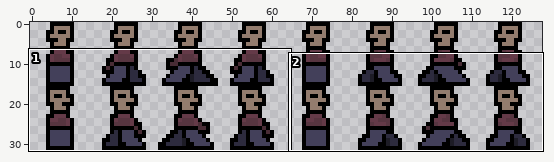
A sprite sheet gets an edit: assets/img/player.png. Above: a wide view before the commit, with the close-up outlined.
Close-up. Old version:
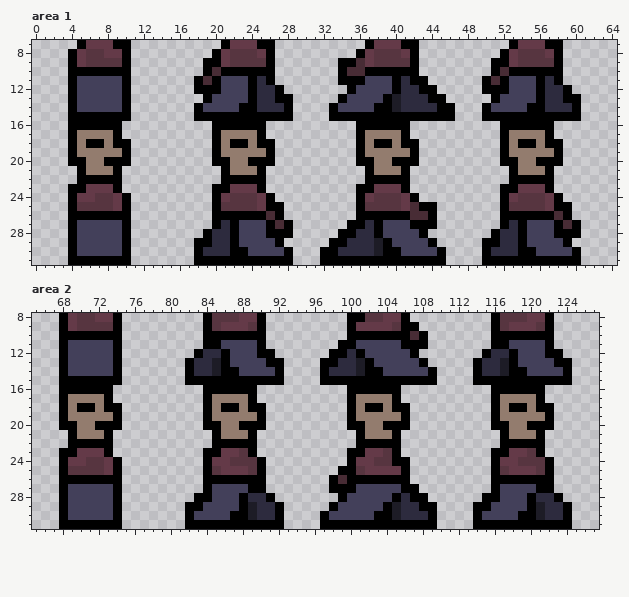
The file is 128x32 pixels. Shown: area 1: x 0..64, y 7..31; area 2: x 65..127, y 8..31.
After:
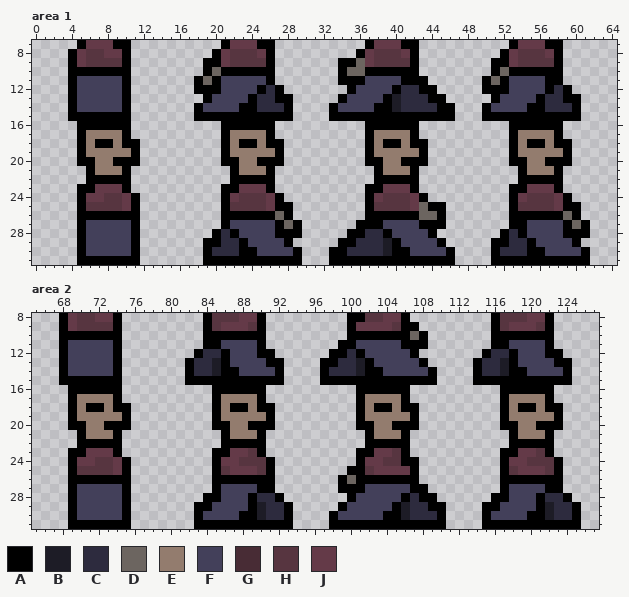
Palette (. is transparent): A #000000  B #1d1c26  C #2d2b3e  D #6c6560  E #937c6e  F #43405a  G #482c35  H #573540  J #643a48
The edit:
Changed rows in their new state; - is an unchanged pixel.
Area 1:
first column x 19:
 9 -----------------D---------------------
10 -D--------------DD---------------D-----
11 D----FF--------------FA---------D----FA
12 -----FA------------------------------FA
first column x 4:
16 .-----A---------.-----A---------.-----A---------.-----A---
17 .A---EA---------.A---EA---------.A---EA---------.A---EA---
18 .AE-AE-A--------.AE-AE-A--------.AE-AE-A--------.AE-AE-A--
19 .A----EA--------.A----EA--------.A----EA--------.A----EA--
20 .-A-E--A--------.-A-E--A--------.-A-E--A--------.-A-E--A--
21 -.A--EA----------.A--EA----------.A--EA----------.A--EA---
22 -.----A----------.----A----------.----A----------.----A---
23 .-A--JA---------.-A--JA---------.-A--JA---------.-A--JA---
24 .A-J-HJA--------.AJ--HJA--------.AJ--HJA--------.AJ--HJA--
25 .A---HJA--------.A---HJ-A-------.A---HJD-A------.A---HJ-A-
26 .------A--------.-----ADA-------.-----ADDA------.-----ADA-
27 .A----FA--------.AF---FADA-----.-A----F--A------.A----FADA
28 .A----FA-------.A-----F--A----.-A-CA---FA------.A-----F--A
29 .A----FA------.-A-CA---FA----.-A--CBA---FA----.-A-CA---FA-
30 .A----FA------.A--C-A---FA--.-A---CB-A---FA---.A--C-A---FA
31 .------A------.----------A--.-------------A---.----------A
Area 2:
first column x 107:
10 D
first column x 68:
16 .-----A---------.-----A---------.-----A---------.-----A---
17 .A---EA---------.A---EA---------.A---EA---------.A---EA---
18 .AE-AE-A--------.AE-AE-A--------.AE-AE-A--------.AE-AE-A--
19 .A----EA--------.A----EA--------.A----EA--------.A----EA--
20 .-A-E--A--------.-A-E--A--------.-A-E--A--------.-A-E--A--
21 -.A--EA----------.A--EA----------.A--EA----------.A--EA---
22 -.----A----------.----A----------.----A----------.----A---
23 .-A--JA---------.-A-JHA---------.-A-JHA---------.-A-JHA---
24 .A-J-HJA--------.A-J--HA--------.A-J-H-A--------.A-J--HA--
25 .A---HJA--------.AH--JHA-------.-AH---JA--------.AH--JHA--
26 .------A--------.------A------.AD------A--------.------A--
27 .A----FA--------.A---F-A------.--A----F-A-------.A---F-A--
28 .A----FA-------.-A--FA-CA------.A----FAC-A-----.-A--FA-CA-
29 .A----FA------.-A---FAB-CA----.A----FAB-C-A---.-A---FAB-CA
30 .A----FA------.A---F-AB-CA---.A----F-AB--CA---.A---F-AB-CA
31 .------A------.----------A---.------------A---.----------A
